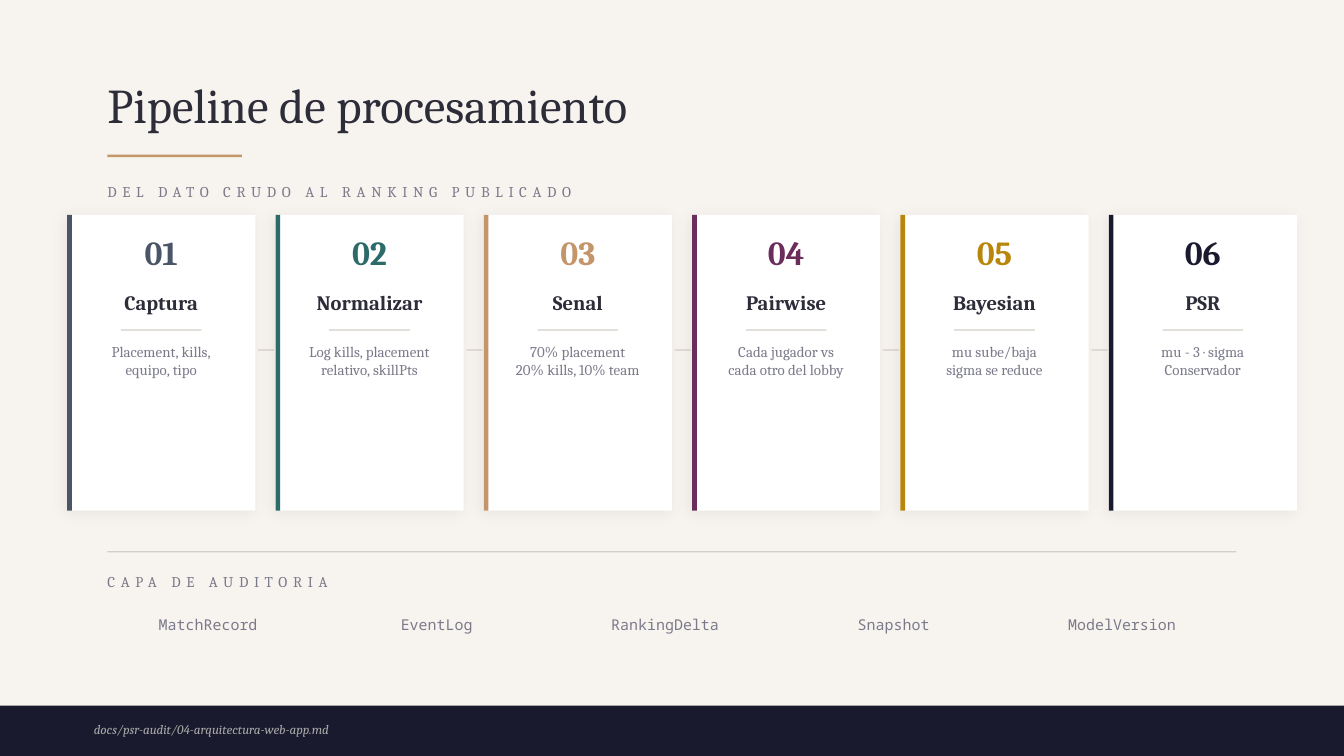
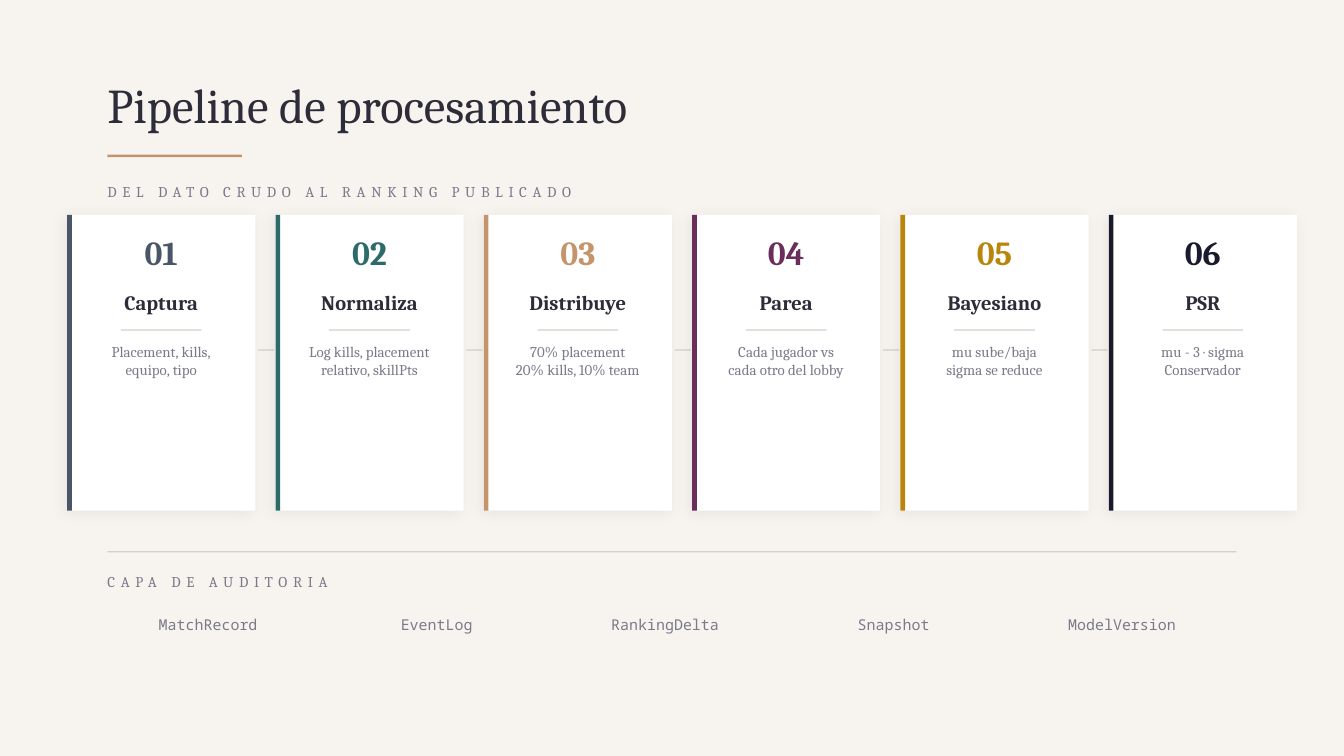
Before and after one commit to DruxMeaney/phoenix-arena, a slide deck: slide 4 of docs/Phoenix_Arena_PSR_Elegante.pptx. Drawn at 1344x756 pixels with LibreOffice and Linux fonts; fonts in the diff are those of the drawing; background and template pictures are left out. Boxes give left, top, right and bottom in pixels: in the first picture for what was removed or moved away, otherwise in the second. Text is boxed around its words. In the diff, an @@ line names an element or a change of style, - is before the commit and + after.

```diff
--- a/docs/Phoenix_Arena_PSR_Elegante.pptx
+++ b/docs/Phoenix_Arena_PSR_Elegante.pptx
@@ text at (321,295,417,310): text changed @@
-Normalizar
+Normaliza
@@ text at (529,295,626,315): text changed @@
-Senal
+Distribuye
@@ text at (760,296,813,310): text changed @@
-Pairwise
+Parea
@@ text at (948,296,1041,315): text changed @@
-Bayesian
+Bayesiano
@@ rectangle removed at (0,706,1344,756) @@
@@ text removed at (94,725,329,737) @@
-docs/psr-audit/04-arquitectura-web-app.md
```
Also in this commit, not shown: 10 other slides changed, 6 other files.
